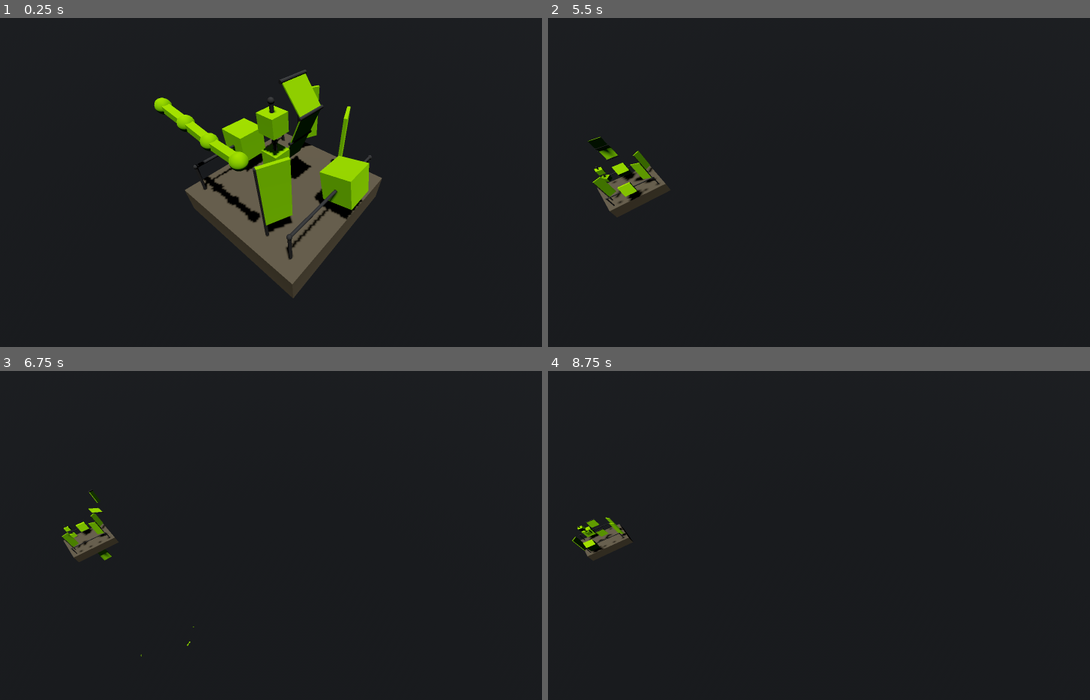
Above: before the commit, frames 1-4 (two rows, left to right).
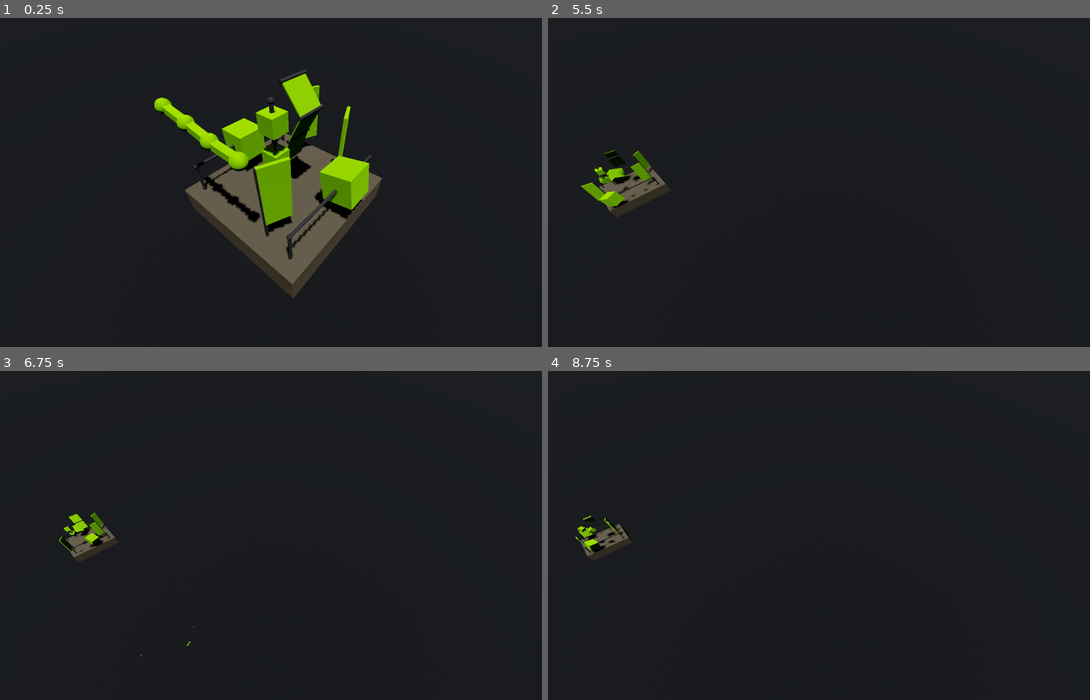
Above: after the commit, the same moments.

Repository: godot-jolt/godot-jolt
Game: Godot game, scene res://scenes/joints/joints.tscn
Same seed, same stepped clock (60 frames per second), same inputs: the game is played once before the commit and once after it. This scene is started directly instead of the project's main scene.
Inputs (mouse positions are in pixels of both pictures, inside the frame that each line leads up to):
- Up to frame 1 (0.25 s): no input
- Up to frame 2 (5.5 s): tap Enter at 0.5, 2, 3.5 s; move the mouse to (981, 169) at 0.52 s; hold D 0.53-1.28 s; hold Shift 0.53-1.28 s; click (981, 169) at 0.67 s; tap Space at 1.25, 2.75, 5 s; move the mouse to (726, 202) at 1.27 s; hold S 1.28-2.03 s; tap Alt at 1.35, 2.85, 4.35 s; move the mouse to (905, 113) at 2.02 s; hold D 2.03-2.78 s; hold Shift 2.03-2.78 s; move the mouse to (819, 254) at 2.77 s; hold W 2.78-3.53 s; click (819, 254) at 2.92 s; move the mouse to (1030, 238) at 3.52 s; hold Shift 3.53-4.28 s; hold A 3.53-5.03 s; move the mouse to (667, 136) at 4.27 s; move the mouse to (878, 185) at 5.02 s; hold S from 5.03 s (still down); hold Shift from 5.03 s (still down); click (878, 185) at 5.17 s
- Up to frame 3 (6.75 s): move the mouse to (211, 456) at 5.77 s; release S at 5.78 s; release Shift at 5.78 s; hold D 5.78-6.53 s; tap Alt at 5.85 s; move the mouse to (433, 522) at 6.52 s; hold W from 6.53 s (still down); hold Shift from 6.53 s (still down)
- Up to frame 4 (8.75 s): move the mouse to (726, 555) at 7.27 s; release W at 7.28 s; release Shift at 7.28 s; hold D 7.28-8.03 s; tap Alt at 7.35 s; click (726, 555) at 7.42 s; move the mouse to (905, 466) at 8.02 s; hold S from 8.03 s (still down); hold Shift from 8.03 s (still down)

The runs differ from the first frame. In frame 1, 0.1% of the frame differs, in the area x 52-60%, y 16-49%; in frame 2, 1.0%, in the area x 6-20%, y 35-59%; in frame 3, 0.5%; in frame 4, 0.4%.

Commit message:
Disabled collision between example hinge bodies

Diff:
--- a/examples/scenes/joints/entities/hinge/hinge.tscn
+++ b/examples/scenes/joints/entities/hinge/hinge.tscn
@@ -40,7 +40,6 @@
 transform = Transform3D(1, 0, 0, 0, 1, 0, 0, 0, 1, 0, -1, 0)
 node_a = NodePath("../Segment_Upper")
 node_b = NodePath("../Segment_Middle")
-exclude_nodes_from_collision = false
 angular_limit/enable = true
 angular_limit/upper = 2.79253
 angular_limit/lower = -2.79253
@@ -69,7 +68,6 @@
 transform = Transform3D(1, 0, 0, 0, 1, 0, 0, 0, 1, 0, -2, 0)
 node_a = NodePath("../Segment_Middle")
 node_b = NodePath("../Segment3")
-exclude_nodes_from_collision = false
 angular_limit/enable = true
 angular_limit/upper = 1.309
 angular_limit/lower = -1.309
